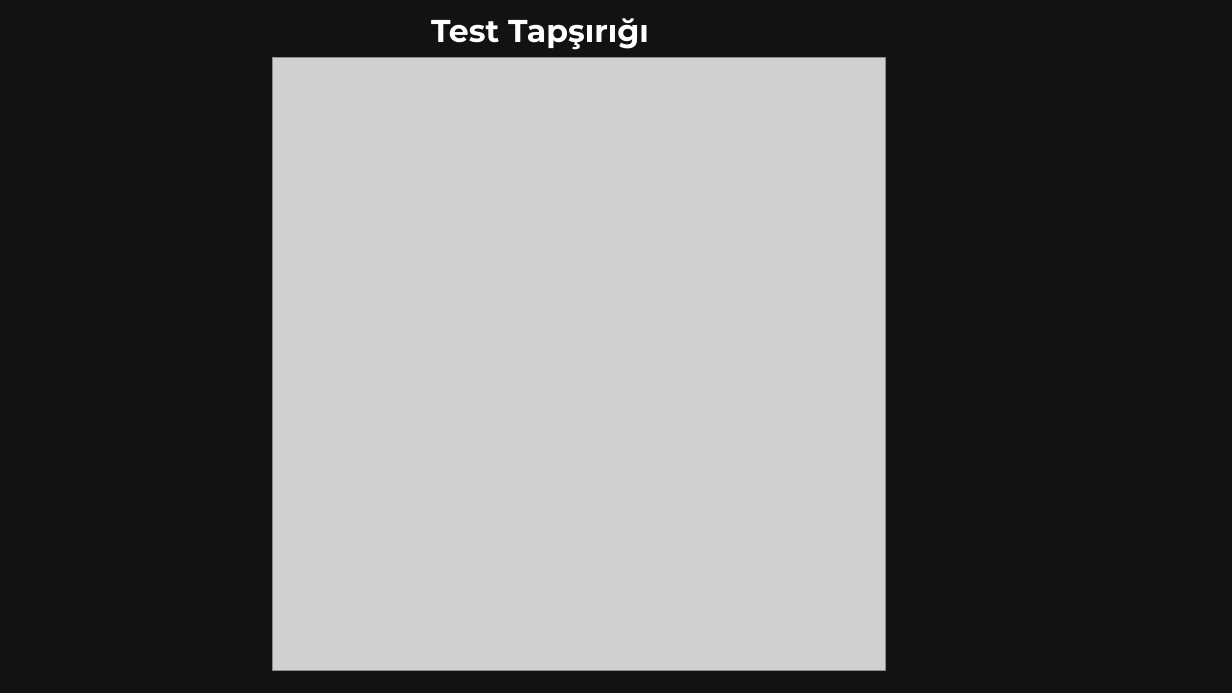
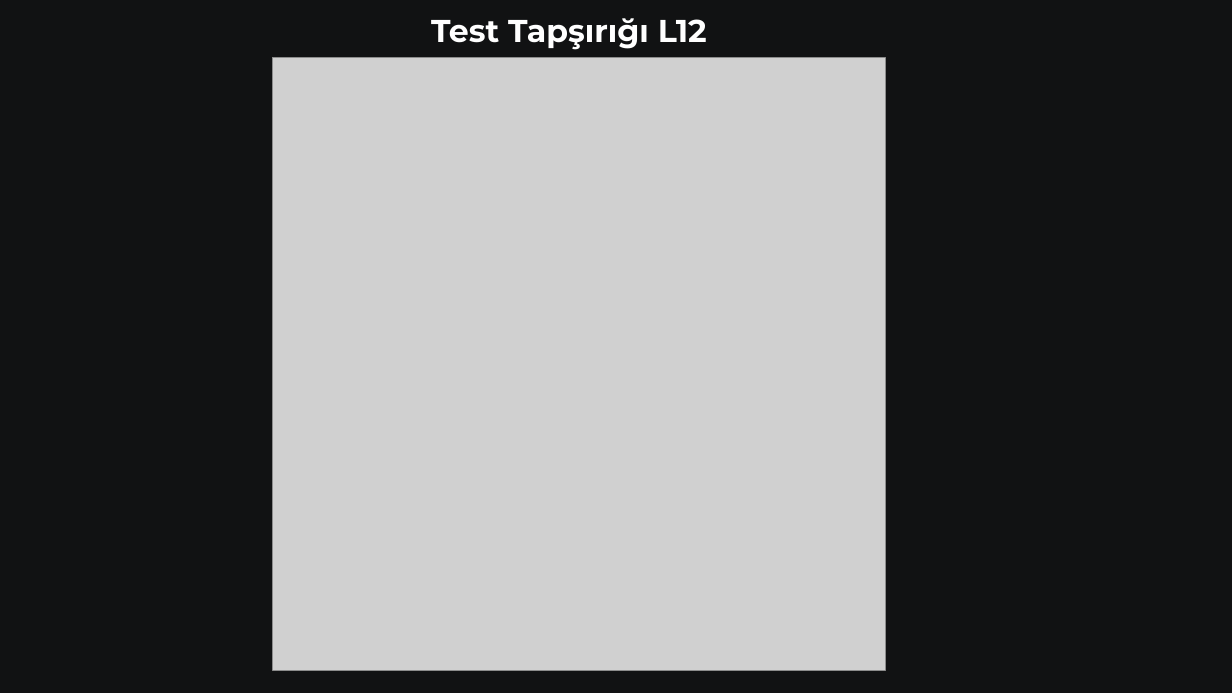
Before and after one commit to oiskenderov/ai-management-course, a slide deck: slide 12 of Seperated/Presentations/L12-Detail-Dovlet-Idareciliyinde-ve-Korporativ-Idareetmede-Suni-Intellekt-Tetbiqinin-Numuneleri.pptx. Drawn at 1232x693 pixels with LibreOffice and Linux fonts; fonts in the diff are those of the drawing; grey boxes stand for pictures. Boxes give left, top, right and bottom in pixels: in the first picture for what was removed or moved away, otherwise in the second. Text is boxed around its words. In the diff, an @@ line names an element or a change of style, - is before the commit and + after.

```diff
--- a/Seperated/Presentations/L12-Detail-Dovlet-Idareciliyinde-ve-Korporativ-Idareetmede-Suni-Intellekt-Tetbiqinin-Numuneleri.pptx
+++ b/Seperated/Presentations/L12-Detail-Dovlet-Idareciliyinde-ve-Korporativ-Idareetmede-Suni-Intellekt-Tetbiqinin-Numuneleri.pptx
@@ text "Test Tapşırığı L12" rewrapped from bbox=[431, 18, 649, 58] to bbox=[431, 18, 707, 50] @@
```
Also in this commit, not shown: 2 other slides changed, 1 other file.
